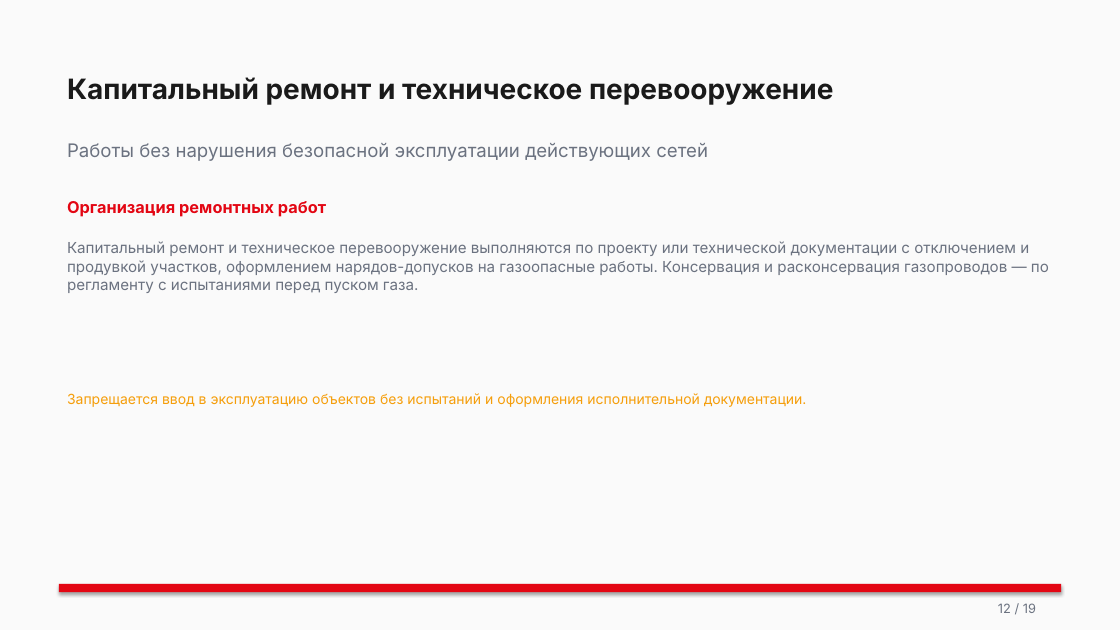
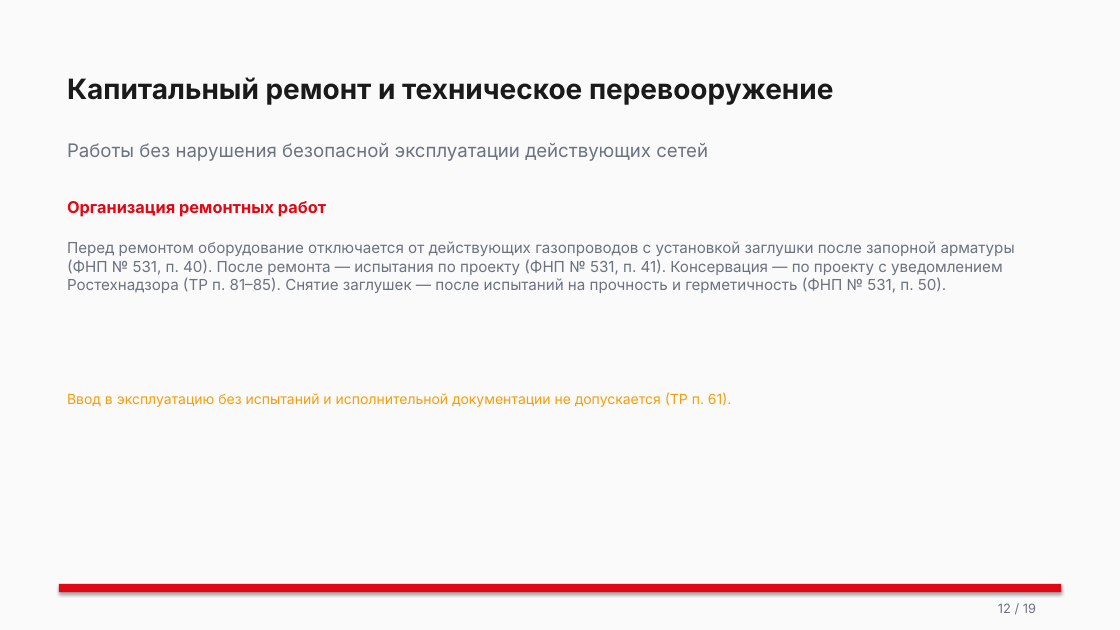
Before and after one commit to lysakalenushka-hash/-, a slide deck: slide 12 of Б.7.5_Проектирование_строительство_газовых_сетей.pptx. Drawn at 1120x630 pixels with LibreOffice and Linux fonts; fonts in the diff are those of the drawing. Boxes give left, top, right and bottom in pixels: in the first picture for what was removed or moved away, otherwise in the second. Text is boxed around its words. In the diff, an @@ line names an element or a change of style, - is before the commit and + after.

```diff
--- a/Б.7.5_Проектирование_строительство_газовых_сетей.pptx
+++ b/Б.7.5_Проектирование_строительство_газовых_сетей.pptx
@@ text at (x1=67, y1=241, x2=1015, y2=293): text changed @@
-Капитальный ремонт и техническое перевооружение выполняются по проекту или технической документации с отключением и продувкой участков, оформлением нарядов-допусков на газоопасные работы. Консервация и расконсервация газопроводов — по регламенту с испытаниями перед пуском газа.
+Перед ремонтом оборудование отключается от действующих газопроводов с установкой заглушки после запорной арматуры (ФНП № 531, п. 40). После ремонта — испытания по проекту (ФНП № 531, п. 41). Консервация — по проекту с уведомлением Ростехнадзора (ТР п. 81–85). Снятие заглушек — после испытаний на прочность и герметичность (ФНП № 531, п. 50).
@@ text at (x1=67, y1=392, x2=731, y2=407): text changed @@
-Запрещается ввод в эксплуатацию объектов без испытаний и оформления исполнительной документации.
+Ввод в эксплуатацию без испытаний и исполнительной документации не допускается (ТР п. 61).
```
Also in this commit, not shown: 9 other slides changed, 10 other files.
